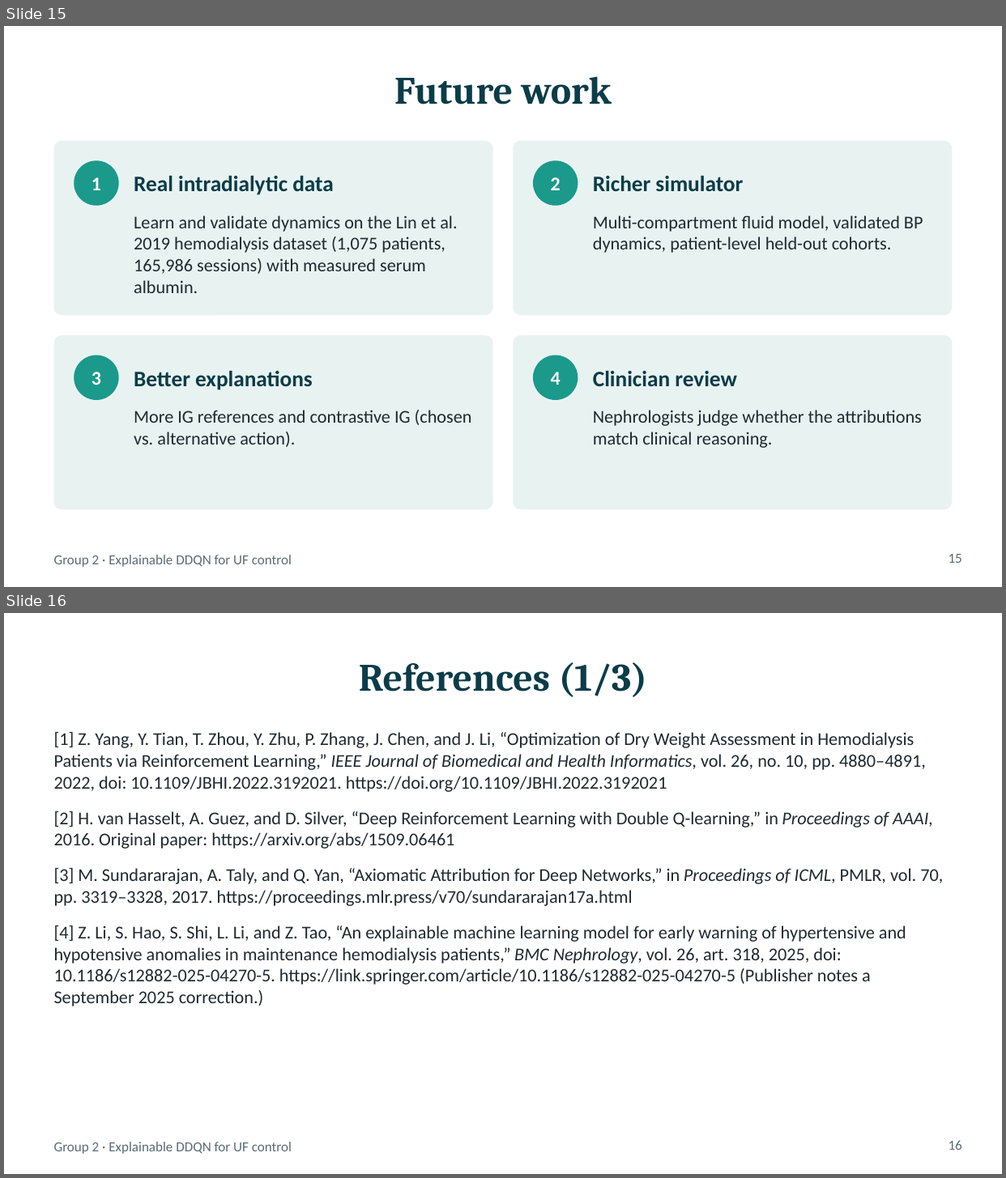
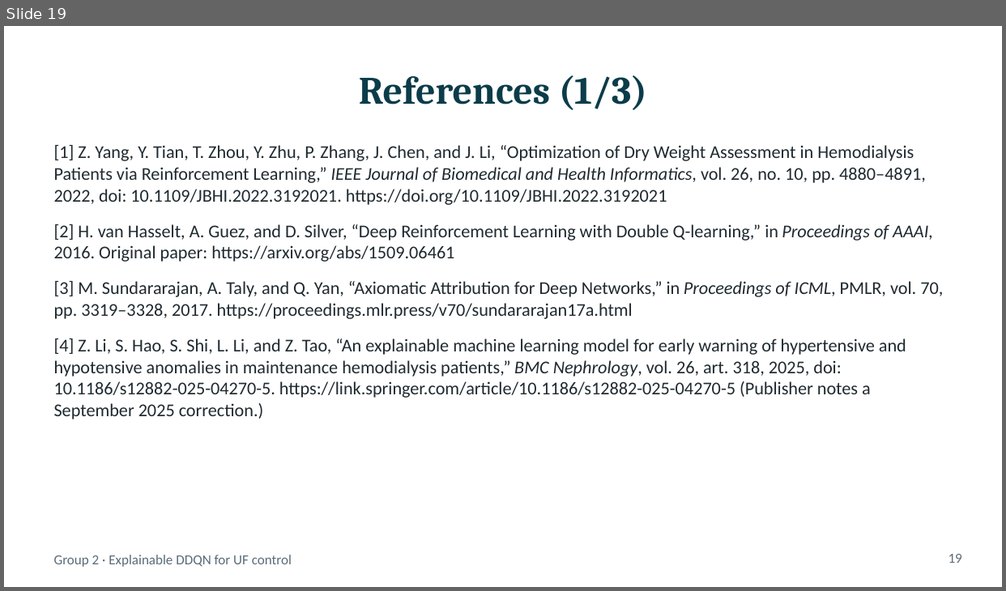
Before and after one commit to mr-h12/ckd-dialysis-ddqn-ig, a slide deck: slides/CKD_DDQN_IG.pptx. Shown one above the other, each under a label of ours: slides 15 and 16 before the commit, slide 19 after it. The pictures are 1006x1178 and 1006x591 pixels, drawn with LibreOffice and Linux fonts; fonts in the diff are those of the drawing. Boxes give left, top, right and bottom in pixels: in the first picture for what was removed or moved away, otherwise in the second. Text is boxed around its words. In the diff, an @@ line names an element or a change of style, - is before the commit and + after.

```diff
--- a/slides/CKD_DDQN_IG.pptx
+++ b/slides/CKD_DDQN_IG.pptx
@@ slide 15 removed at [4,26,1002,587], background #FFFFFF; not listed: 1 template element that a slide beside it also shows @@
@@ title removed at [394,76,612,105] @@
-Future work
@@ rounded rectangle removed at [54,141,493,315] @@
@@ rounded rectangle removed at [513,141,952,315] @@
@@ ellipse removed at [74,160,119,206] @@
@@ ellipse removed at [533,160,577,206] @@
@@ text removed at [91,177,101,190] @@
-1
@@ text removed at [134,175,334,195] @@
-Real intradialytic data
@@ text removed at [551,177,560,190] @@
-2
@@ text removed at [593,175,743,191] @@
-Richer simulator
@@ text removed at [134,216,457,293] @@
-Learn and validate dynamics on the Lin et al. 2019 hemodialysis dataset (1,075 patients, 165,986 sessions) with measured serum albumin.
@@ text removed at [593,216,923,253] @@
-Multi-compartment fluid model, validated BP dynamics, patient-level held-out cohorts.
@@ rounded rectangle removed at [54,335,493,510] @@
@@ rounded rectangle removed at [513,335,952,510] @@
@@ ellipse removed at [74,356,119,400] @@
@@ ellipse removed at [533,356,577,400] @@
@@ text removed at [91,372,101,385] @@
-3
@@ text removed at [134,370,313,390] @@
-Better explanations
@@ text removed at [551,372,560,385] @@
-4
@@ text removed at [593,370,737,386] @@
-Clinician review
@@ text removed at [134,410,472,447] @@
-More IG references and contrastive IG (chosen vs. alternative action).
@@ text removed at [593,410,922,448] @@
-Nephrologists judge whether the attributions match clinical reasoning.
@@ page number removed at [948,554,962,563] @@
-15
@@ what was slide 16 is now slide 19 @@
@@ page number at [948,554,962,563]: text changed @@
-16
+19
```
Also in this commit, not shown: 8 slides changed, 9 slides added, 5 other slides removed.
